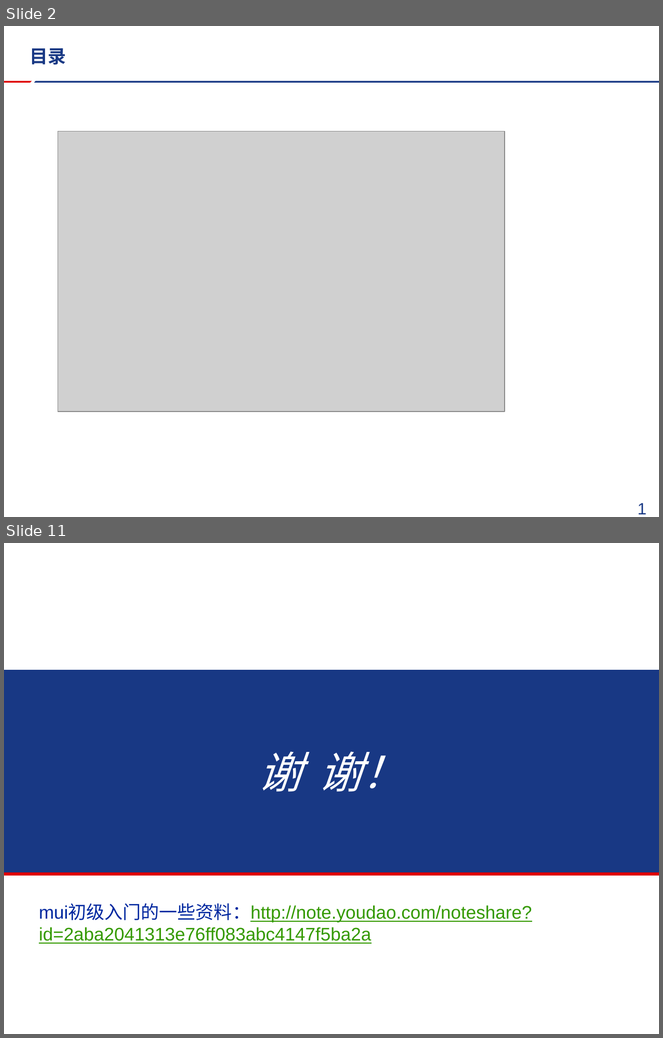
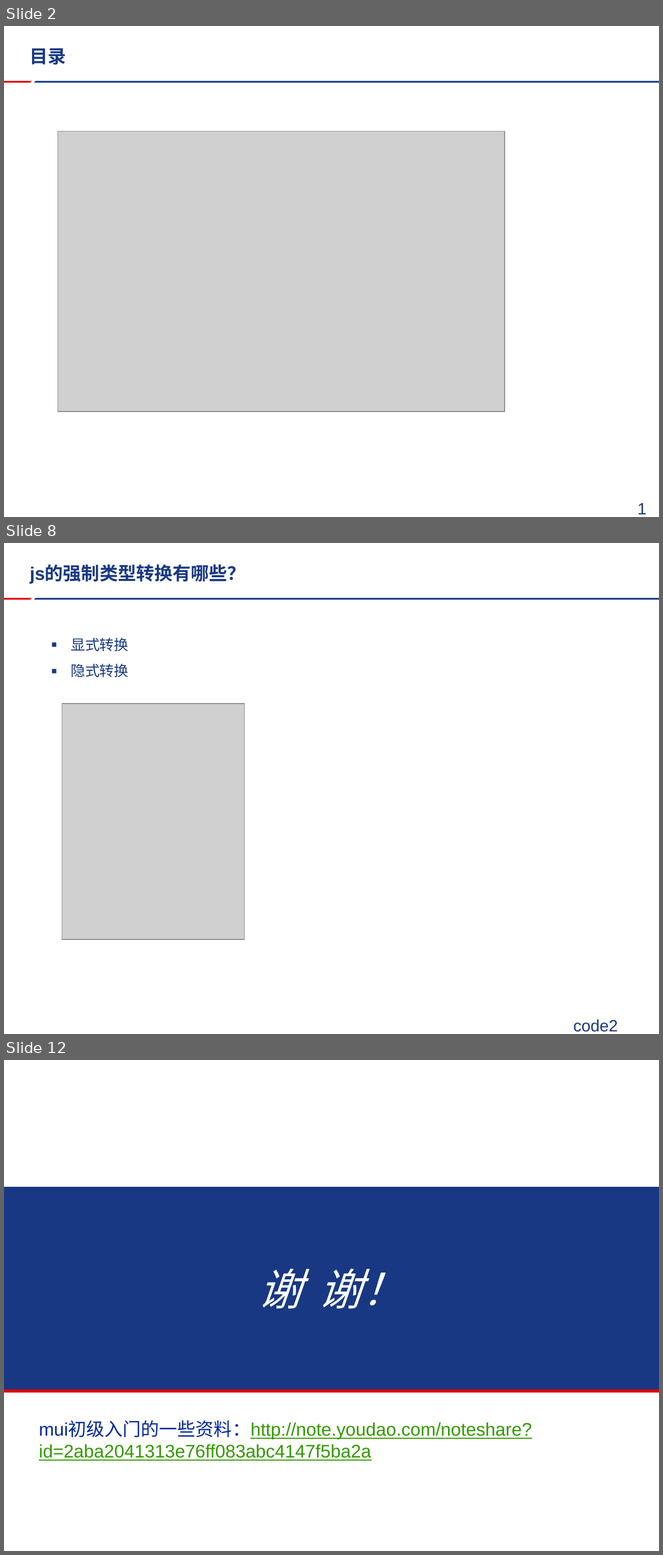
Before and after one commit to FireSmallPanda/swdt, a slide deck: javascript技术分享/mui以及推送分享.pptx. Shown one above the other, each under a label of ours: slides 2 and 11 before the commit, slides 2, 8 and 12 after it; the slides between them are not shown. The pictures are 663x1038 and 663x1555 pixels, drawn with LibreOffice and Linux fonts; fonts in the diff are those of the drawing; grey boxes stand for pictures; background and template pictures are left out. Boxes give left, top, right and bottom in pixels: in the first picture for what was removed or moved away, otherwise in the second. Text is boxed around its words. In the diff, an @@ line names an element or a change of style, - is before the commit and + after.

```diff
--- a/javascript技术分享/mui以及推送分享.pptx
+++ b/javascript技术分享/mui以及推送分享.pptx
@@ slide 8 added at <box>4,543,659,1034</box>, background #FFFFFF; not listed: 2 template elements that a slide beside it also shows @@
@@ title added at <box>30,565,246,583</box>, 20 pt, text #183884, bold @@
+js的强制类型转换有哪些？
@@ text added at <box>71,638,129,678</box>, 16 pt, text #183884 @@
+▪ 显式转换
+▪ 隐式转换
@@ picture added at <box>62,704,244,939</box> @@
@@ text added at <box>573,1020,618,1032</box>, 18 pt, text #183884 @@
+code2
@@ what was slide 11 is now slide 12 @@
```
Also in this commit, not shown: 2 slides changed, 6 other slides added, 6 slides removed, 1 other file.
